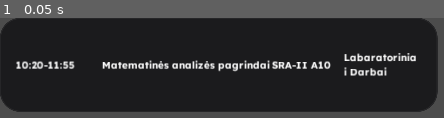
Above: before the commit, frame 1.
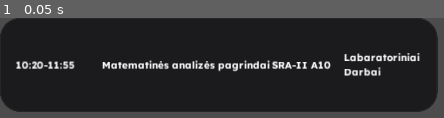
Above: after the commit, the same moment.

Repository: m1zukash1/VGTU-app
Game: Godot game, scene res://Components/ScheduleBox.tscn
The game is run twice, just before and just after one commit, with the same random seed, the same clock (stepped at 60 frames per second) and the same inputs. This scene is started directly instead of the project's main scene.
Inputs:
- Up to frame 1 (0.05 s): no input

The runs differ from the first frame. In frame 1, 0.6% of the frame differs, in the area x 77-95%, y 35-58%.
Error in both runs: Invalid get index 'SUBJECT-SCHEDULE-API' (on base: 'Nil'). (res://Singletons/ApiContainer.gd:10)

Commit message:
Minor updates

Diff:
--- a/Components/ScheduleBox.tscn
+++ b/Components/ScheduleBox.tscn
@@ -68,10 +68,10 @@
 
 [node name="Type" type="Label" parent="."]
 anchor_left = 0.786
-anchor_right = 0.957
+anchor_right = 0.96
 anchor_bottom = 1.0
 margin_left = -0.200012
-margin_right = 0.0999756
+margin_right = 8.0
 custom_fonts/font = SubResource( 2 )
 text = "Labaratoriniai Darbai"
 valign = 1
--- a/Scenes/Main.gd
+++ b/Scenes/Main.gd
@@ -5,6 +5,12 @@
 export var subject_box:PackedScene
 
 func _ready() -> void:
+
+	if (OS.get_name() == "OSX" or OS.get_name() == "Windows") and !OS.is_debug_build(): #Center window for desktop users
+		OS.set_window_size(Vector2(1600,OS.get_window_size().y))
+		var screen_size = OS.get_screen_size(0)
+		var window_size = OS.get_window_size()
+		OS.set_window_position(screen_size*0.5 - window_size*0.5)
 
 	if Cache.get_subject_dict() != null: #Loading cache
 		update_subject_list(Cache.get_subject_dict())
@@ -21,7 +27,6 @@
 	update_subject_list(output)
 	update_schedule(output)
 	$TabContainer/Schedule.set_current_tab(Cache.get_subject_dict()["Weeknum"] - 1)
-
 
 func update_subject_list(output: Dictionary):
 
@@ -43,8 +48,7 @@
 		for j in range(10):
 			formated_date += date[j]
 
-		var days_left: int = ((Time.get_unix_time_from_datetime_string(formated_date) - Time.get_unix_time_from_system()) / 86400)
-
+		var days_left: int = TimeClass.get_day_of_year_int_from_date_string(formated_date) - TimeClass.get_day_of_year_int_from_date_string(Time.get_date_string_from_system())
 
 		if days_left < 0:
 			expired_subject_count += 1
@@ -57,8 +61,8 @@
 #			new_override.border_width_top = 0
 			subject_box_instance.add_stylebox_override("panel", new_override)
 
-		if days_left <= 5 and days_left > 0:
-			subject_box_instance.get_node("Control/Date").set_text(formated_date + "\n" + str(days_left+1) + "d left")
+		if days_left <= 7 and days_left > 0:
+			subject_box_instance.get_node("Control/Date").set_text(formated_date + "\n" + str(days_left) + "d left")
 		elif days_left == 0:
 			var new_override: StyleBoxFlat = load("res://Resources/Styles/SubjectBoxStyleBox.tres").duplicate()
 			new_override.border_color = Color.goldenrod
--- a/Scenes/Main.tscn
+++ b/Scenes/Main.tscn
@@ -26,7 +26,6 @@
 content_margin_top = 16.0
 content_margin_bottom = 2.0
 bg_color = Color( 0.419608, 0.447059, 0.556863, 0 )
-border_width_bottom = 2
 corner_detail = 16
 
 [sub_resource type="StyleBoxFlat" id=6]
@@ -64,13 +63,12 @@
 content_margin_right = 16.0
 content_margin_top = 16.0
 bg_color = Color( 0.6, 0.6, 0.6, 0 )
-border_width_bottom = 2
 
 [sub_resource type="Theme" id=14]
 default_font = SubResource( 17 )
-TabContainer/colors/font_color_bg = Color( 0.69, 0.69, 0.69, 1 )
+TabContainer/colors/font_color_bg = Color( 0.690196, 0.690196, 0.690196, 1 )
 TabContainer/colors/font_color_disabled = Color( 0.9, 0.9, 0.9, 0.2 )
-TabContainer/colors/font_color_fg = Color( 0.94, 0.94, 0.94, 1 )
+TabContainer/colors/font_color_fg = Color( 1, 1, 1, 1 )
 TabContainer/constants/hseparation = 4
 TabContainer/constants/label_valign_bg = 2
 TabContainer/constants/label_valign_fg = 0
@@ -221,38 +219,38 @@
 [node name="Monday" type="ScrollContainer" parent="TabContainer/Schedule/1"]
 anchor_right = 1.0
 anchor_bottom = 1.0
+margin_top = 46.0
+
+[node name="VBoxContainer" parent="TabContainer/Schedule/1/Monday" instance=ExtResource( 9 )]
+margin_right = 720.0
+margin_bottom = 0.0
+
+[node name="Tuesday" type="ScrollContainer" parent="TabContainer/Schedule/1"]
+visible = false
+anchor_right = 1.0
+anchor_bottom = 1.0
 margin_top = 48.0
 
-[node name="VBoxContainer" parent="TabContainer/Schedule/1/Monday" instance=ExtResource( 9 )]
-margin_right = 720.0
-margin_bottom = 0.0
-
-[node name="Tuesday" type="ScrollContainer" parent="TabContainer/Schedule/1"]
+[node name="VBoxContainer" parent="TabContainer/Schedule/1/Tuesday" instance=ExtResource( 9 )]
+margin_right = 720.0
+margin_bottom = 0.0
+
+[node name="Wednesday" type="ScrollContainer" parent="TabContainer/Schedule/1"]
 visible = false
 anchor_right = 1.0
 anchor_bottom = 1.0
 margin_top = 48.0
 
-[node name="VBoxContainer" parent="TabContainer/Schedule/1/Tuesday" instance=ExtResource( 9 )]
-margin_right = 720.0
-margin_bottom = 0.0
-
-[node name="Wednesday" type="ScrollContainer" parent="TabContainer/Schedule/1"]
+[node name="VBoxContainer" parent="TabContainer/Schedule/1/Wednesday" instance=ExtResource( 9 )]
+margin_right = 720.0
+margin_bottom = 0.0
+
+[node name="Thursday" type="ScrollContainer" parent="TabContainer/Schedule/1"]
 visible = false
 anchor_right = 1.0
 anchor_bottom = 1.0
 margin_top = 48.0
 
-[node name="VBoxContainer" parent="TabContainer/Schedule/1/Wednesday" instance=ExtResource( 9 )]
-margin_right = 720.0
-margin_bottom = 0.0
-
-[node name="Thursday" type="ScrollContainer" parent="TabContainer/Schedule/1"]
-visible = false
-anchor_right = 1.0
-anchor_bottom = 1.0
-margin_top = 48.0
-
 [node name="VBoxContainer" parent="TabContainer/Schedule/1/Thursday" instance=ExtResource( 9 )]
 margin_right = 720.0
 margin_bottom = 0.0
@@ -279,7 +277,7 @@
 [node name="Monday" type="ScrollContainer" parent="TabContainer/Schedule/2"]
 anchor_right = 1.0
 anchor_bottom = 1.0
-margin_top = 48.0
+margin_top = 46.0
 
 [node name="VBoxContainer" parent="TabContainer/Schedule/2/Monday" instance=ExtResource( 9 )]
 margin_right = 720.0
--- a/Singletons/Cache.gd
+++ b/Singletons/Cache.gd
@@ -1,6 +1,6 @@
 extends Node
 
-var cache_file = "user://VGTU-3rd-part-app.cachefile" # dont touch the spikes clone save file
+var cache_file = "user://VGTU-3rd-part-app.cachefile"
 var Delete_Save_File = false # Used for debugging purposes
 
 func _ready() -> void:
--- /dev/null
+++ b/Singletons/TimeClass.gd
@@ -0,0 +1,20 @@
+extends Node
+
+func get_day_of_year_int_from_date_string(date: String) -> int:
+
+	var months
+	if get_year_int_from_date_string(date) % 4 == 0:
+		months = [0, 31, 59, 90, 120, 151, 181, 212, 243, 273, 304, 334]
+	else:
+		months = [0, 31, 60, 91, 121, 152, 182, 213, 244, 274, 305, 335]
+
+	return int(months[get_month_int_from_date_string(date) - 1] + get_day_int_from_date_string(date)) - 1
+
+func get_year_int_from_date_string(date: String) -> int:
+	return int(date[0]+date[1]+date[2]+date[3])
+
+func get_month_int_from_date_string(date: String) -> int:
+	return int(date[5]+date[6])
+
+func get_day_int_from_date_string(date: String) -> int:
+	return int(date[8]+date[9])
--- a/project.godot
+++ b/project.godot
@@ -21,6 +21,7 @@
 
 ApiContainer="*res://Singletons/ApiContainer.gd"
 Cache="*res://Singletons/Cache.gd"
+TimeClass="*res://Singletons/TimeClass.gd"
 
 [display]
 
@@ -49,3 +50,4 @@
 quality/driver/driver_name="GLES2"
 vram_compression/import_etc=true
 vram_compression/import_etc2=false
+vram_compression/import_pvrtc=true
